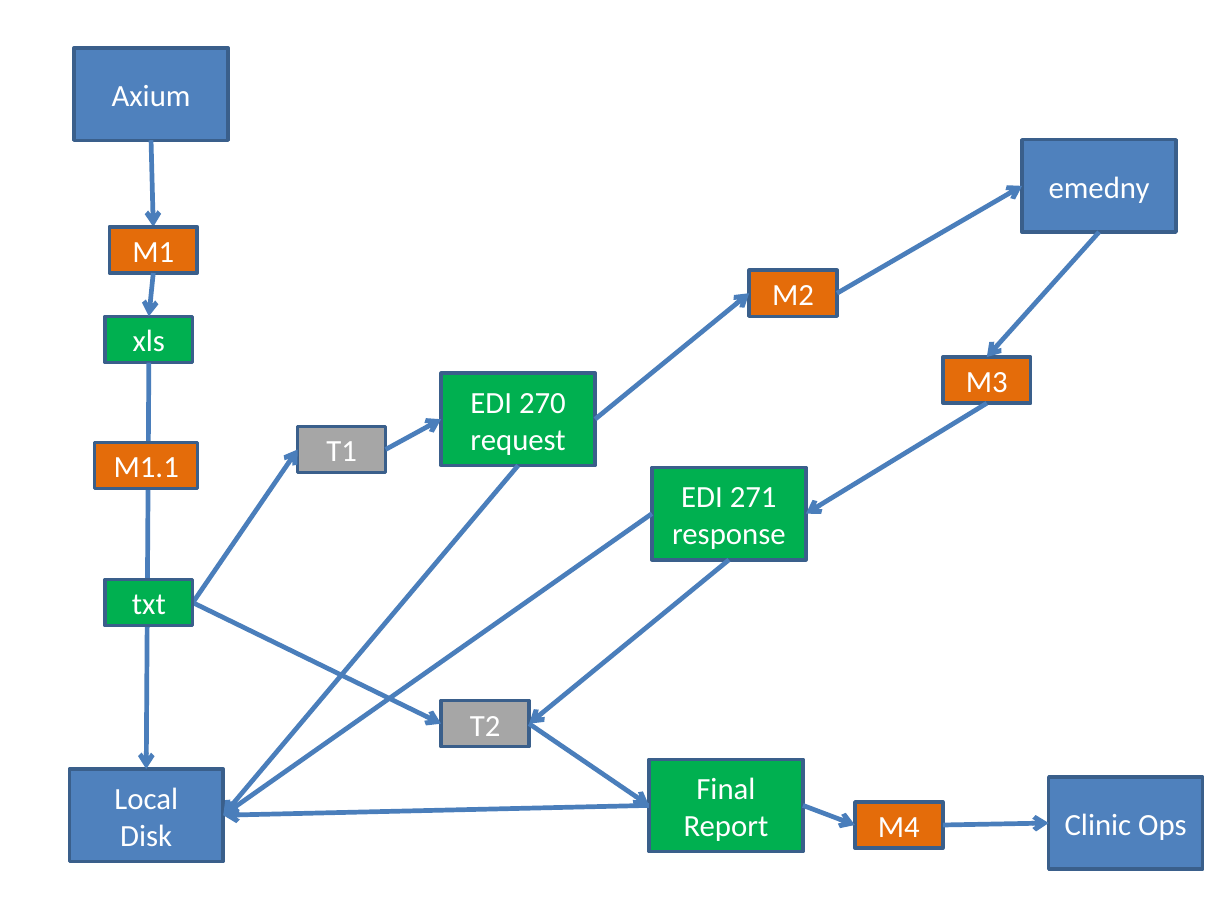
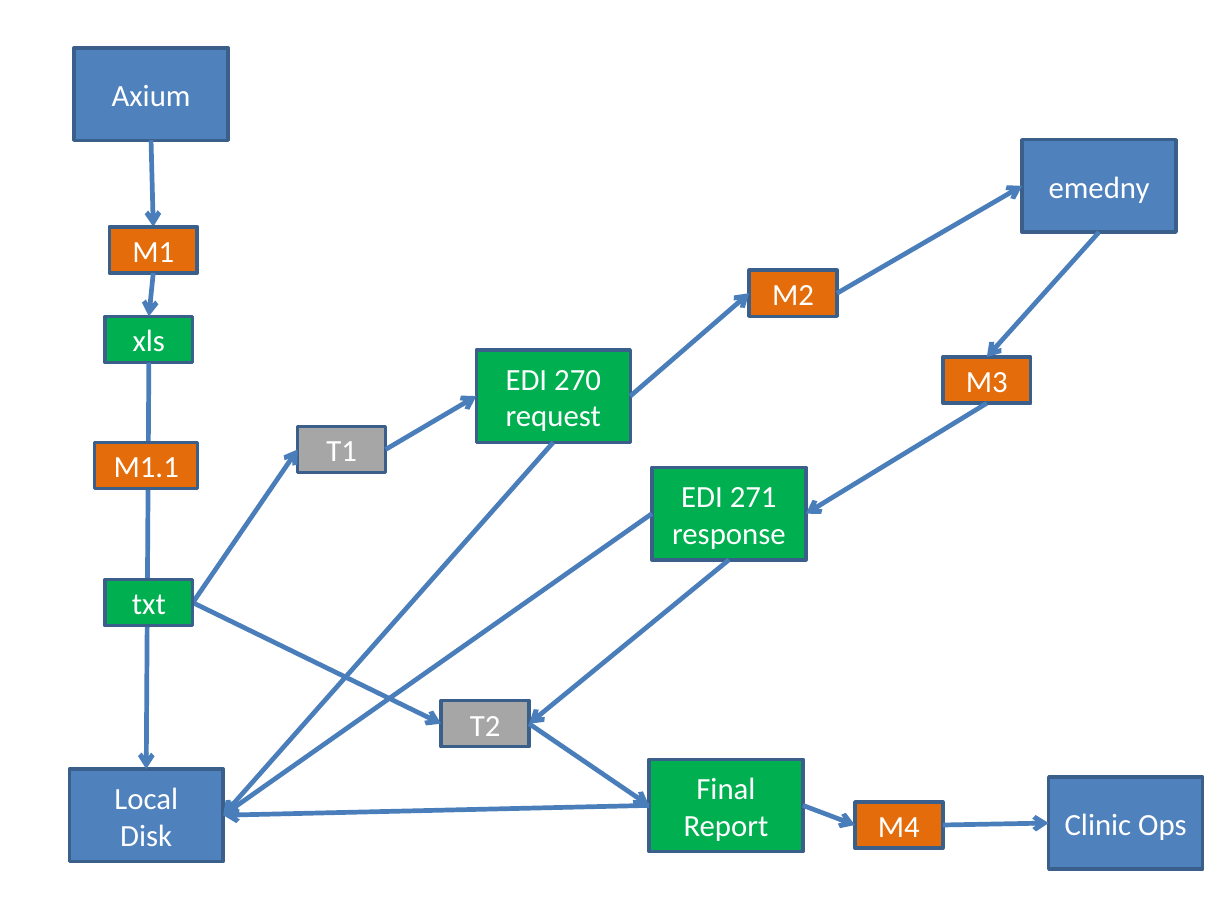
Before and after one commit to JamesLeB/Dashboard, a slide deck: slide 4 of Documents/SysDesign.pptx. Drawn at 1232x924 pixels with LibreOffice and Linux fonts; fonts in the diff are those of the drawing. Boxes give left, top, right and bottom in pixels: in the first picture for what was removed or moved away, otherwise in the second. Text is boxed around its words. In the diff, an @@ line names an element or a change of style, - is before the commit and + after.

Commit message:
update doc

```diff
--- a/Documents/SysDesign.pptx
+++ b/Documents/SysDesign.pptx
@@ arrow moved from (595, 419) - (749, 293) to (631, 397) - (749, 293) @@
@@ rectangle "EDI 270": place and size @@
-rectangle "EDI 270" at (441, 373, 595, 466)
+rectangle "EDI 270" at (477, 350, 631, 442)
@@ arrow moved from (386, 450) - (441, 419) to (386, 450) - (477, 397) @@
@@ arrow moved from (519, 466) - (223, 816) to (553, 442) - (223, 816) @@
```
